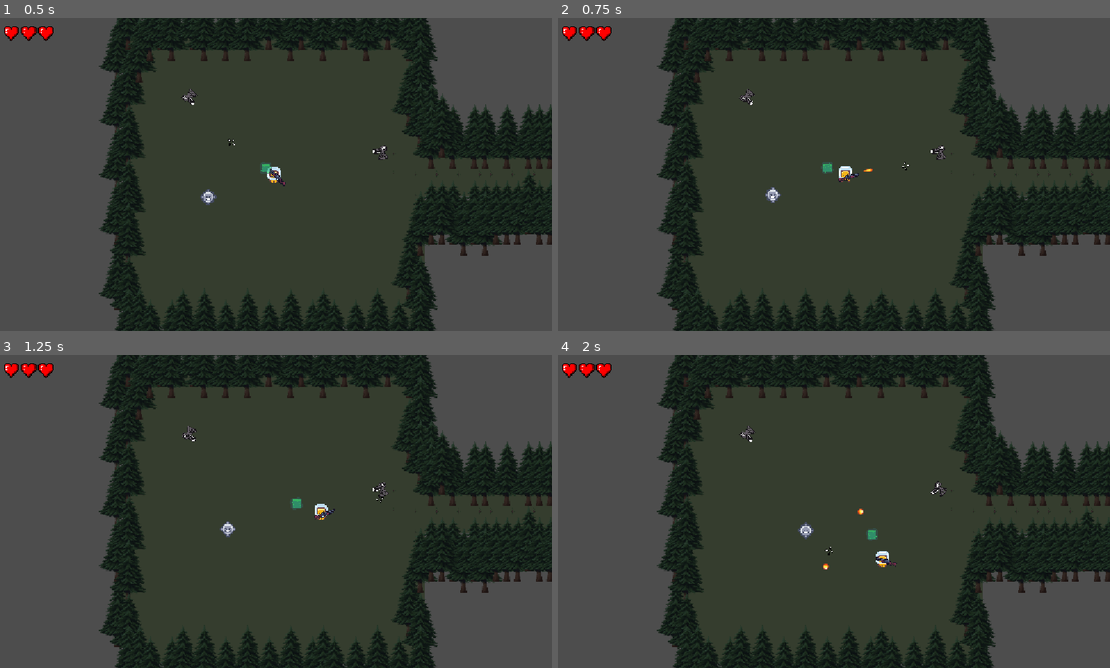
Above: before the commit, frames 1-4 (two rows, left to right).
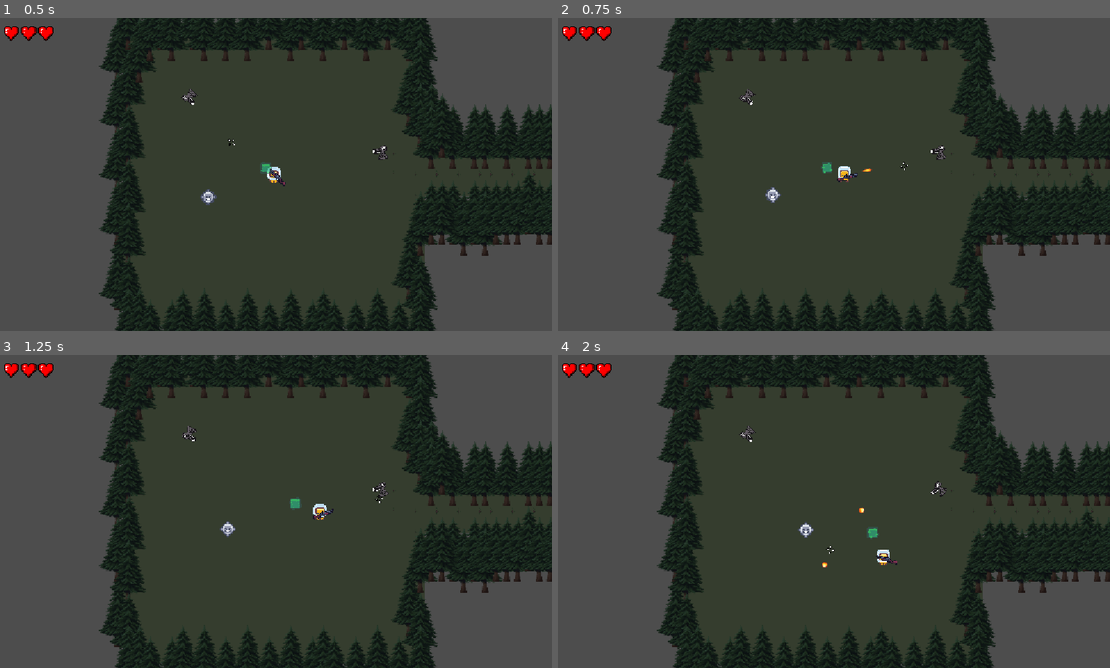
Above: after the commit, the same moments.

Repository: Silgnis/Game-Design-Project
Game: Godot game, scene res://Scenes/Main.tscn
Two runs of this game, one before a commit and one after it. Both use one fixed random seed, a clock stepped at 60 frames per second and the inputs below.
Inputs (mouse positions are in pixels of both pictures, inside the frame that each line leads up to):
- Up to frame 1 (0.5 s): no input
- Up to frame 2 (0.75 s): move the mouse to (955, 158) at 0.52 s; hold Right (right) from 0.53 s (still down); click (955, 158) at 0.6 s
- Up to frame 3 (1.25 s): keep holding Right (right)
- Up to frame 4 (2 s): move the mouse to (718, 527) at 1.27 s; release Right (right) at 1.28 s; hold Down (down) from 1.28 s (still down); click (718, 527) at 1.35 s

Frame 1 is identical in both runs. In frame 2, 0.1% of the frame differs, in the area x 32-69%, y 23-59%; in frame 3, 0.1%; in frame 4, 0.3%, in the area x 32-71%, y 23-69%.

Commit message:
chore: removed filler comments and added slight player acceleration and deceleration

Diff:
--- a/Scripts/player.gd
+++ b/Scripts/player.gd
@@ -6,9 +6,10 @@
 @onready var player_ui: PlayerUI = $PlayerUI
 @export var bullet_scene = load("res://Scenes/bullet.tscn")
 
-# Each hit costs 1 HP (half a heart), so 6 HP = 3 hearts
 @export var max_health: int = 6
 @export var MOVE_SPEED = 100.0
+@export var ACCELERATION = 2000.0
+@export var DECELERATION = 1600.0
 
 var current_health: int
 var currency: int = 0
@@ -25,22 +26,22 @@
 func _on_spawn(position: Vector2):
 	global_position = position
 
-func _physics_process(_delta: float) -> void:
+func _physics_process(delta: float) -> void:
 
 	if Input.is_action_just_pressed("Shoot"):
 		shoot()
 
-	movement()
+	movement(delta)
 	move_and_slide()
 
-func movement() -> void:
+func movement(delta: float) -> void:
 	var direction = Input.get_vector("left","right","up","down").normalized()
 
 	if direction != Vector2.ZERO:
-		velocity = direction * MOVE_SPEED
+		velocity = velocity.move_toward(direction * MOVE_SPEED, ACCELERATION * delta)
 		animated_sprite_2d.play("default")
 	else:
-		velocity = Vector2.ZERO
+		velocity = velocity.move_toward(Vector2.ZERO, DECELERATION * delta)
 		animated_sprite_2d.stop()
 
 func shoot():
@@ -54,7 +55,6 @@
 	b.rotation = shooting_dir.angle()
 
 func take_damage(_amount: int) -> void:
-	# Damage amount is ignored: every hit removes exactly half a heart
 	current_health -= 1
 	player_ui.update_hearts(current_health)
 	flash_red()
--- a/Scripts/player_ui.gd
+++ b/Scripts/player_ui.gd
@@ -9,7 +9,6 @@
 @onready var hearts: Array[Node] = $Hearts.get_children()
 
 func update_hearts(current_health: int) -> void:
-	# Hearts drain right to left: the left-most heart is the last one to empty
 	for i in hearts.size():
 		var heart: TextureRect = hearts[i]
 		var heart_health = clamp(current_health - i * HEALTH_PER_HEART, 0, HEALTH_PER_HEART)
